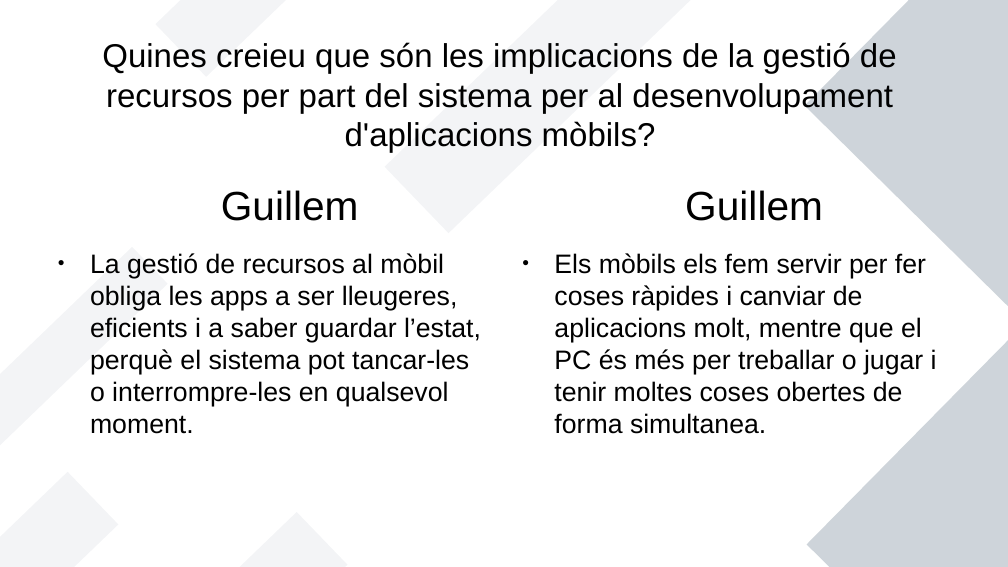
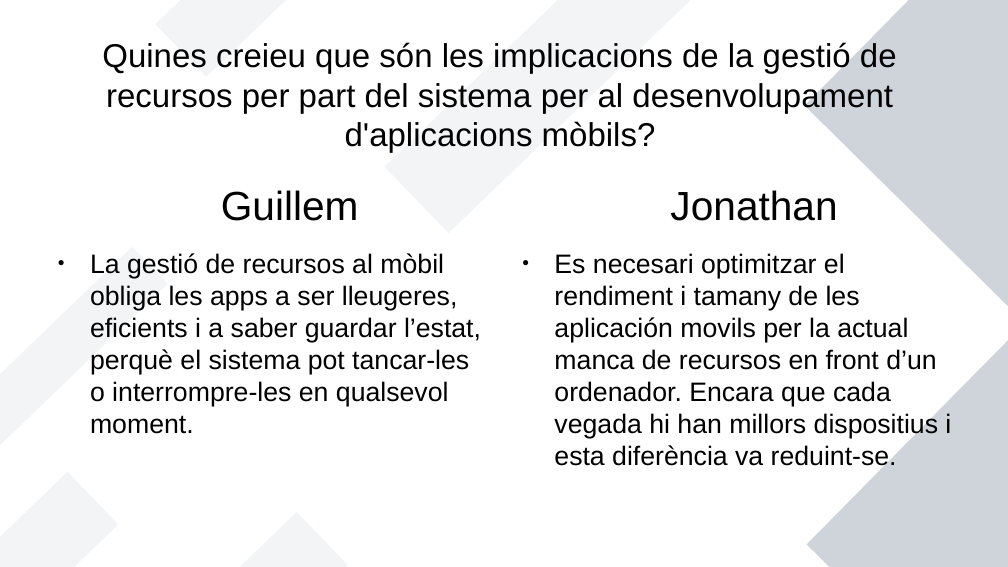
Before and after one commit to Paguita999/JonathanGuillem, a slide deck: slide 8 of Presentació de movils.odp. Drawn at 1008x567 pixels with LibreOffice and Linux fonts; fonts in the diff are those of the drawing. Boxes give left, top, right and bottom in pixels: in the first picture for what was removed or moved away, otherwise in the second. Text is boxed around its words. In the diff, an @@ line names an element or a change of style, - is before the commit and + after.

```diff
--- a/Presentació de movils.odp
+++ b/Presentació de movils.odp
@@ text at [554,190,951,470]: text changed @@
-Guillem
-● Els mòbils els fem servir per fer coses ràpides i canviar de aplicacions molt, mentre que el PC és més per treballar o jugar i tenir moltes coses obertes de forma simultanea.
+Jonathan
+● Es necesari optimitzar el rendiment i tamany de les aplicación movils per la actual manca de recursos en front d’un ordenador. Encara que cada vegada hi han millors dispositius i esta diferència va reduint-se.
```
Also in this commit, not shown: 1 other slide changed, 6 other files.
